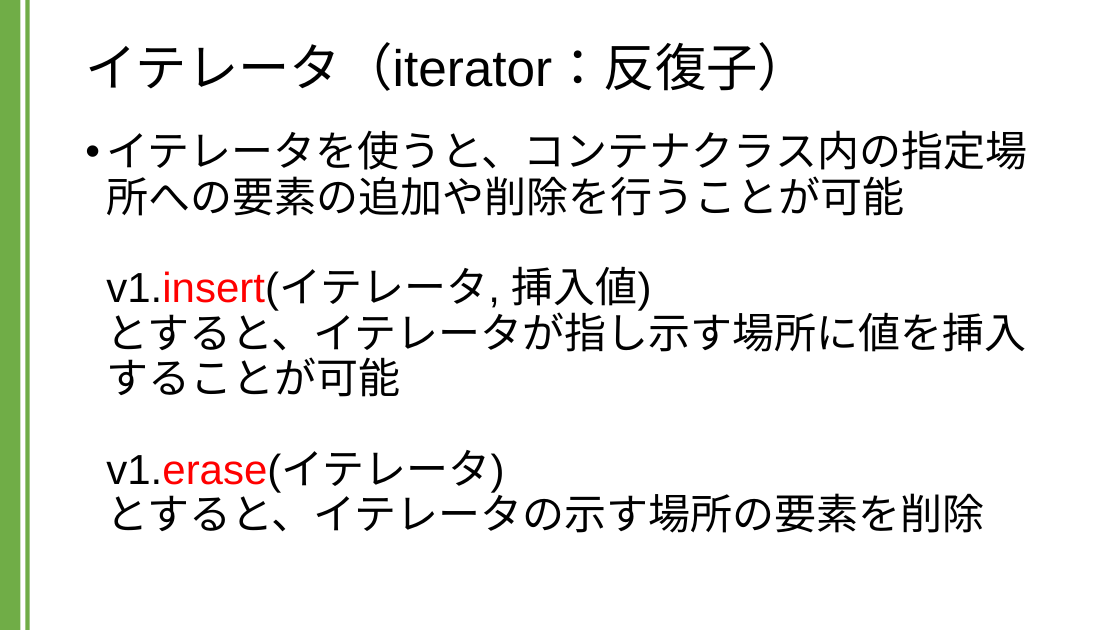
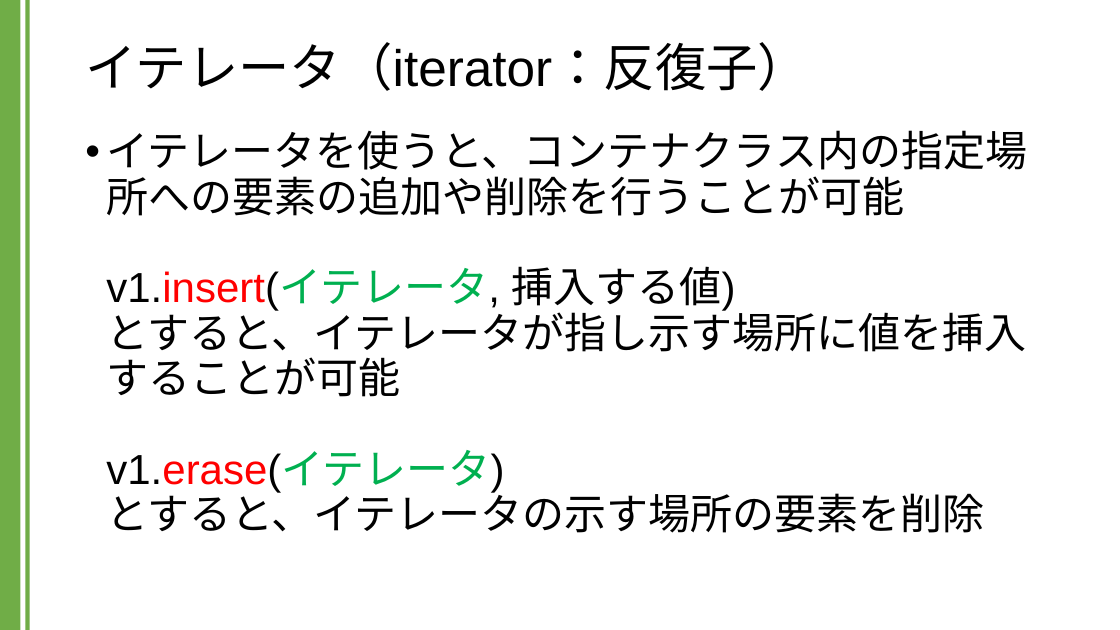
Before and after one commit to kic-murata/cpp2024, a slide deck: slide 19 of 授業資料/講義資料：Vectorクラス.pptx (slide 16 before the commit). Drawn at 1120x630 pixels with LibreOffice and Linux fonts; fonts in the diff are those of the drawing. Boxes give left, top, right and bottom in pixels: in the first picture for what was removed or moved away, otherwise in the second. Text is boxed around its words. In the diff, an @@ line names an element or a change of style, - is before the commit and + after.

```diff
--- a/授業資料/講義資料：Vectorクラス.pptx
+++ b/授業資料/講義資料：Vectorクラス.pptx
@@ text at [106,130,1027,533]: text changed @@
-• イテレータを使うと、コンテナクラス内の指定場所への要素の追加や削除を行うことが可能
-  v1.insert(イテレータ, 挿入値)
-  とすると、イテレータが指し示す場所に値を挿入することが可能
-  v1.erase(イテレータ)
-  とすると、イテレータの示す場所の要素を削除
+• イテレータを使うと、コンテナクラス内の指定場所への要素の追加や削除を行うことが可能
+  v1.insert(イテレータ, 挿入する値)
+  とすると、イテレータが指し示す場所に値を挿入することが可能
+  v1.erase(イテレータ)
+  とすると、イテレータの示す場所の要素を削除
```
Also in this commit, not shown: 14 other slides changed, 4 slides added, 1 other file.
